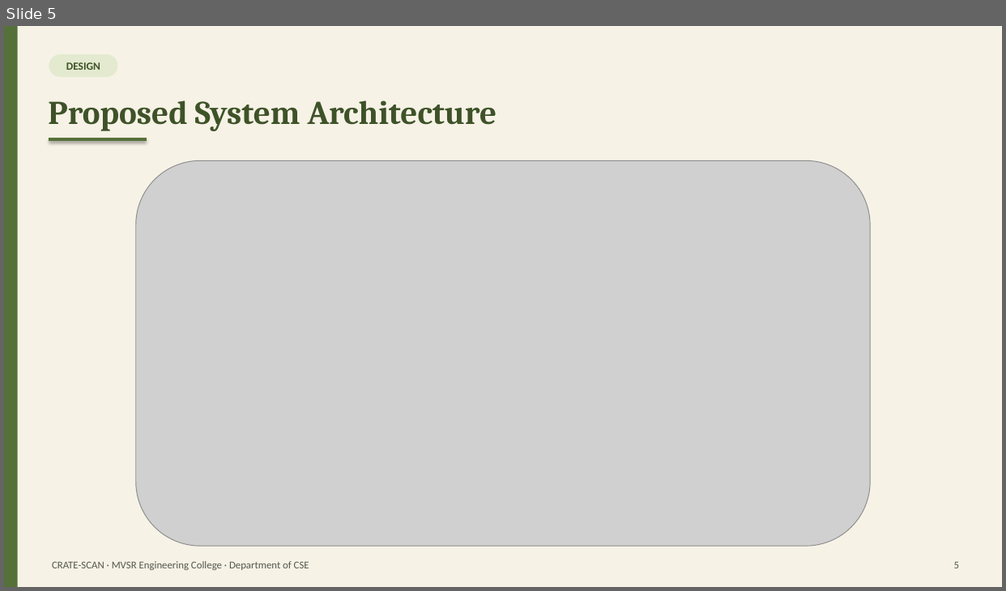
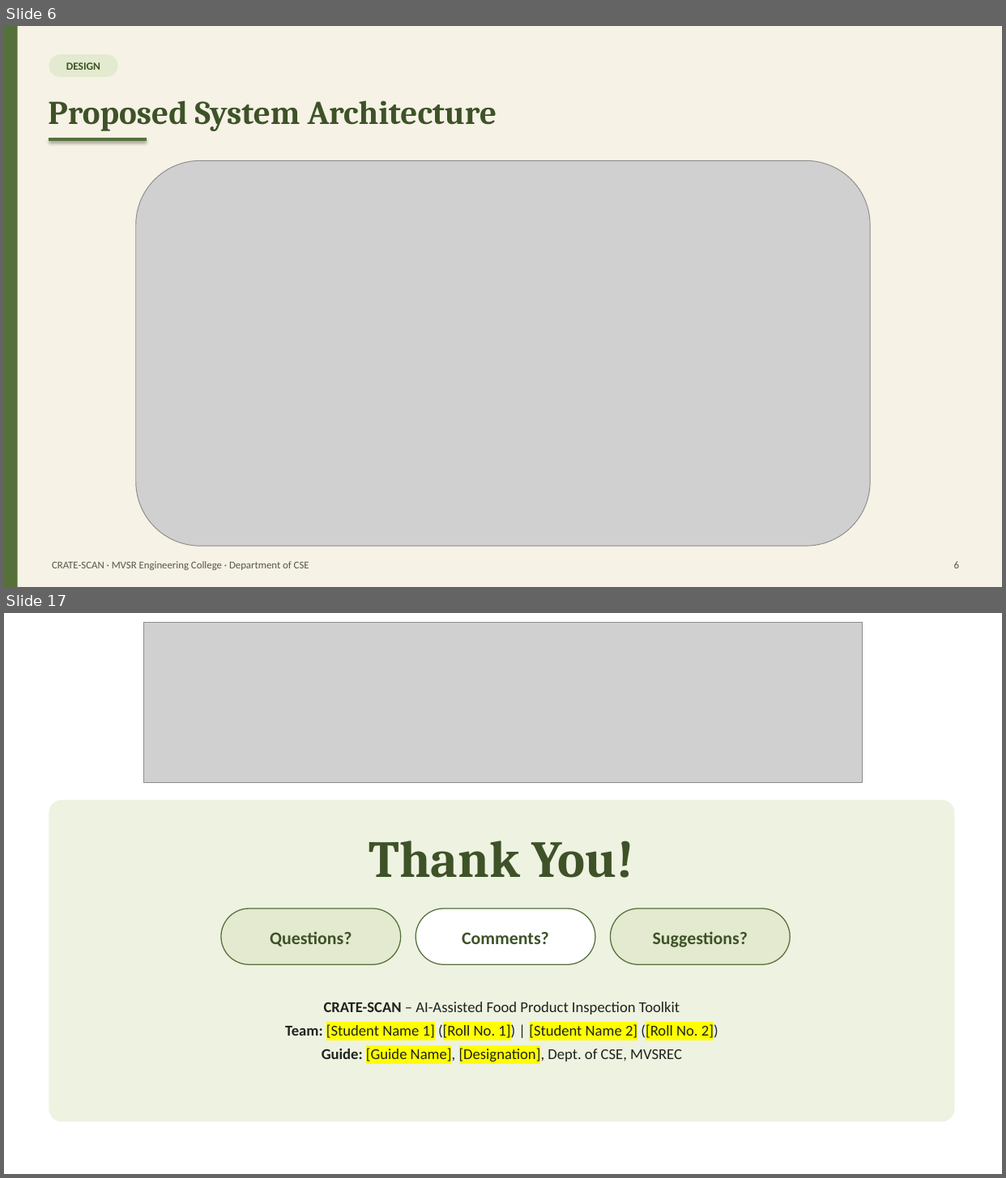
Before and after one commit to DubbakaSathwik/Food_inspection_toolkit, a slide deck: docs/report/CRATE-SCAN_Presentation.pptx. Shown one above the other, each under a label of ours: slide 5 before the commit, slides 6 and 17 after it; the slides between them are not shown. The pictures are 1006x591 and 1006x1178 pixels, drawn with LibreOffice and Linux fonts; fonts in the diff are those of the drawing; grey boxes stand for pictures. Boxes give left, top, right and bottom in pixels: in the first picture for what was removed or moved away, otherwise in the second. Text is boxed around its words. In the diff, an @@ line names an element or a change of style, - is before the commit and + after.

```diff
--- a/docs/report/CRATE-SCAN_Presentation.pptx
+++ b/docs/report/CRATE-SCAN_Presentation.pptx
@@ slide 17 added at box(4, 613, 1002, 1174), background #FFFFFF @@
@@ picture added at box(144, 622, 863, 782) @@
@@ rounded rectangle added at box(49, 800, 955, 1122), fill #EEF2E1 @@
@@ text added at box(369, 841, 634, 878), 50 pt, text #3E5228, bold @@
+Thank You!
@@ rounded rectangle added at box(221, 909, 401, 965), fill #E3EACF, outline #56703A 1 pt @@
@@ rounded rectangle added at box(415, 909, 595, 965), fill #FFFFFF, outline #56703A 1 pt @@
@@ rounded rectangle added at box(611, 909, 790, 965), fill #E3EACF, outline #56703A 1 pt @@
@@ text added at box(270, 931, 351, 947), 17 pt, text #3E5228, bold @@
+Questions?
@@ text added at box(462, 932, 549, 944), 17 pt, text #3E5228, bold @@
+Comments?
@@ text added at box(653, 932, 748, 948), 17 pt, text #3E5228, bold @@
+Suggestions?
@@ text added at box(285, 1002, 718, 1064), 14.5 pt, text #20231D @@
+CRATE-SCAN – AI-Assisted Food Product Inspection Toolkit
+Team: [Student Name 1] ([Roll No. 1]) | [Student Name 2] ([Roll No. 2])
+Guide: [Guide Name], [Designation], Dept. of CSE, MVSREC
@@ what was slide 5 is now slide 6 @@
@@ slide 6 changed as well @@
@@ text at box(954, 561, 959, 569): text changed @@
-5
+6
```
Also in this commit, not shown: 12 other slides added, 6 slides removed, 2 other files.
